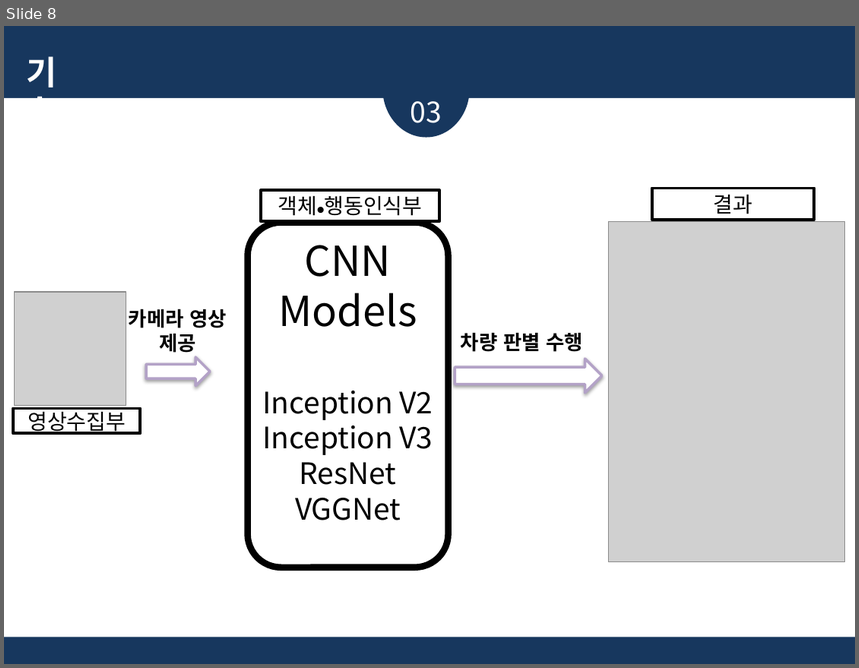
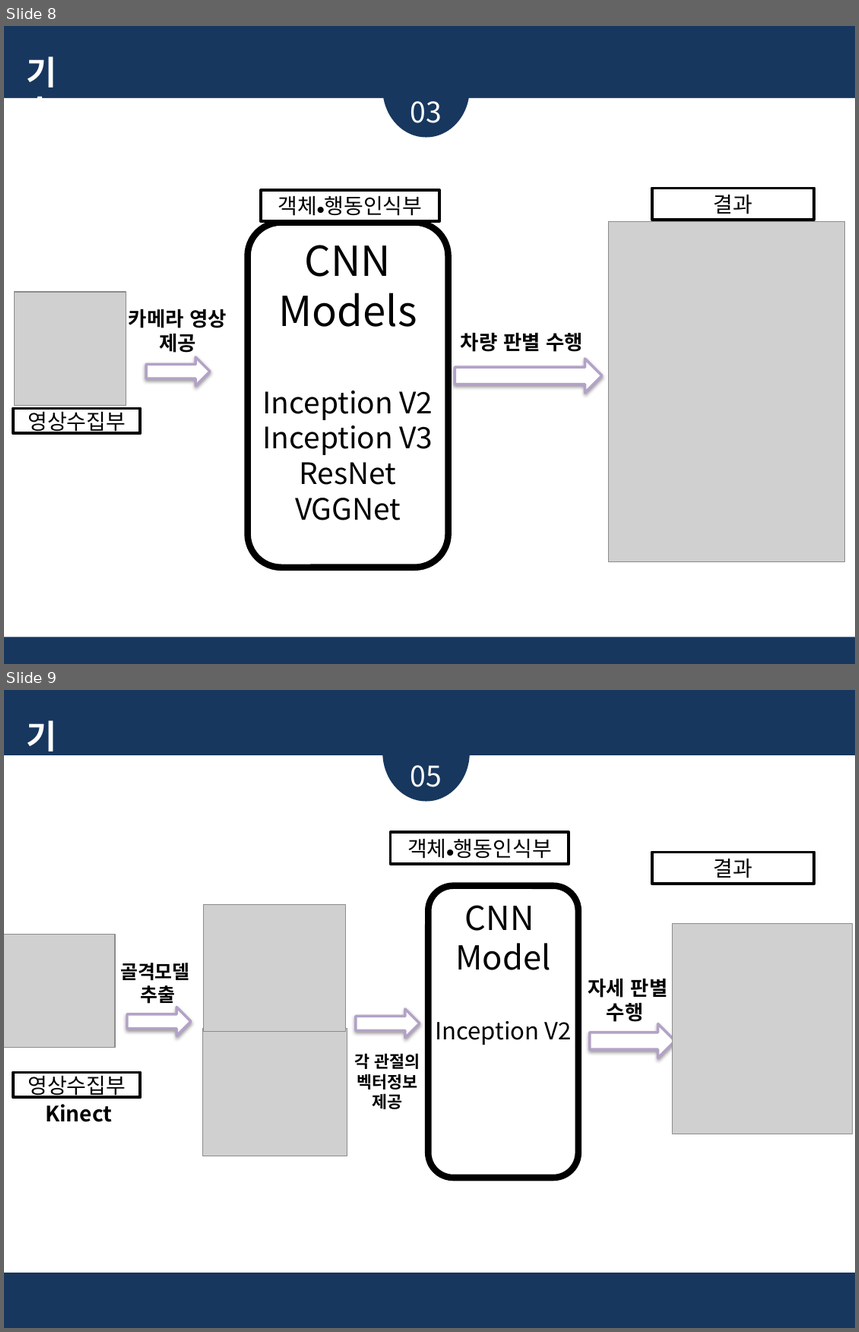
Before and after one commit to glad1470/2019_research, a slide deck: Doc/주제 선정 및 시장 조사_19.03.19/졸업논문 주제_임광효_김준영_2.pptx. Shown one above the other, each under a label of ours: slide 8 before the commit, slides 8 and 9 after it. The pictures are 859x668 and 859x1332 pixels, drawn with LibreOffice and Linux fonts; fonts in the diff are those of the drawing; grey boxes stand for pictures. Boxes give left, top, right and bottom in pixels: in the first picture for what was removed or moved away, otherwise in the second. Text is boxed around its words. In the diff, an @@ line names an element or a change of style, - is before the commit and + after.

```diff
--- a/Doc/주제 선정 및 시장 조사_19.03.19/졸업논문 주제_임광효_김준영_2.pptx
+++ b/Doc/주제 선정 및 시장 조사_19.03.19/졸업논문 주제_임광효_김준영_2.pptx
@@ slide 9 added at bbox=[4, 690, 855, 1328], background #17375E @@
@@ ellipse added at bbox=[382, 704, 470, 802], fill #17375E @@
@@ text added at bbox=[25, 720, 56, 757], 28 pt, text #FFFFFF, bold @@
+기술
@@ rectangle added at bbox=[4, 755, 855, 1273], fill #FFFFFF @@
@@ text added at bbox=[411, 765, 442, 787], 24 pt, text #FFFFFF @@
+05
@@ rectangle added at bbox=[390, 832, 569, 863], fill #FFFFFF, outline #000000 2.5 pt, 18 pt, text #000000 @@
+객체⦁행동인식부
@@ rectangle added at bbox=[652, 853, 815, 884], fill #FFFFFF, outline #000000 2.5 pt, 18 pt, text #000000 @@
+결과
@@ rounded rectangle added at bbox=[428, 886, 578, 1178], outline #000000 5.5 pt @@
@@ picture added at bbox=[203, 904, 345, 1032] @@
@@ text added at bbox=[435, 905, 572, 1045], 20 pt, text #000000 @@
+CNN
+Model
+Inception V2
@@ picture added at bbox=[4, 934, 115, 1047] @@
@@ picture added at bbox=[673, 924, 854, 1135] @@
@@ text added at bbox=[120, 963, 189, 1004], 16 pt, text #000000, bold @@
+골격모델
+추출
@@ text added at bbox=[588, 979, 668, 1022], 17 pt, text #000000, bold @@
+자세 판별 수행
@@ left arrow added at bbox=[127, 1008, 191, 1037], fill #FFFFFF, outline #B3A2C7 2.25 pt @@
@@ picture added at bbox=[203, 1029, 348, 1157] @@
@@ left arrow added at bbox=[356, 1009, 420, 1038], fill #FFFFFF, outline #B3A2C7 2.25 pt @@
@@ left arrow added at bbox=[590, 1024, 675, 1058], fill #FFFFFF, outline #B3A2C7 2.25 pt @@
@@ text added at bbox=[355, 1053, 420, 1110], 14 pt, text #000000, bold @@
+각 관절의 벡터정보 제공
@@ rectangle added at bbox=[13, 1073, 141, 1097], fill #FFFFFF, outline #000000 2.5 pt, 18 pt, text #000000 @@
+영상수집부
@@ text added at bbox=[45, 1104, 112, 1122], 18 pt, text #000000, bold @@
+Kinect
```
Also in this commit, not shown: 2 slides changed, 1 slide removed.
